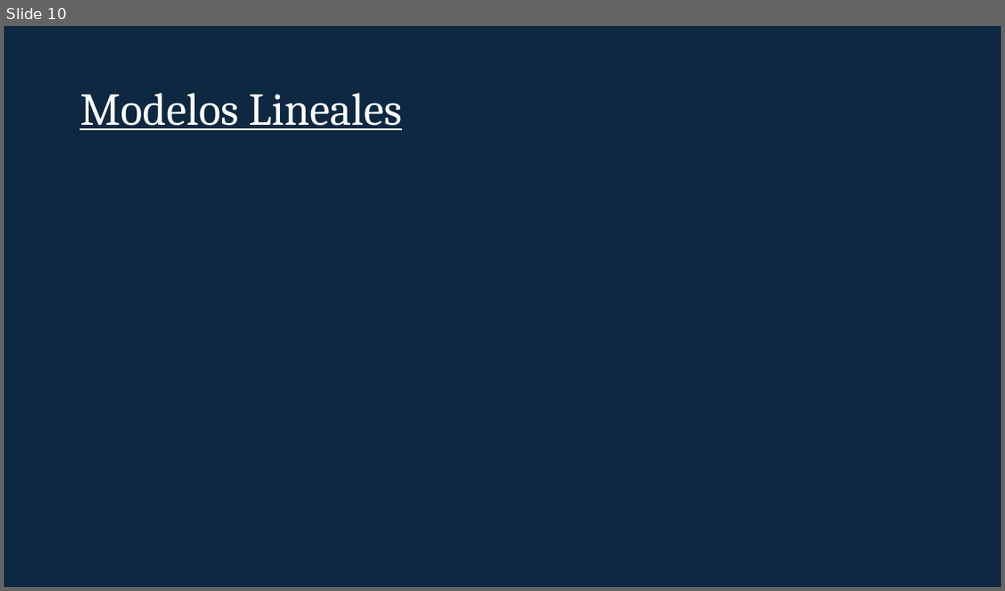
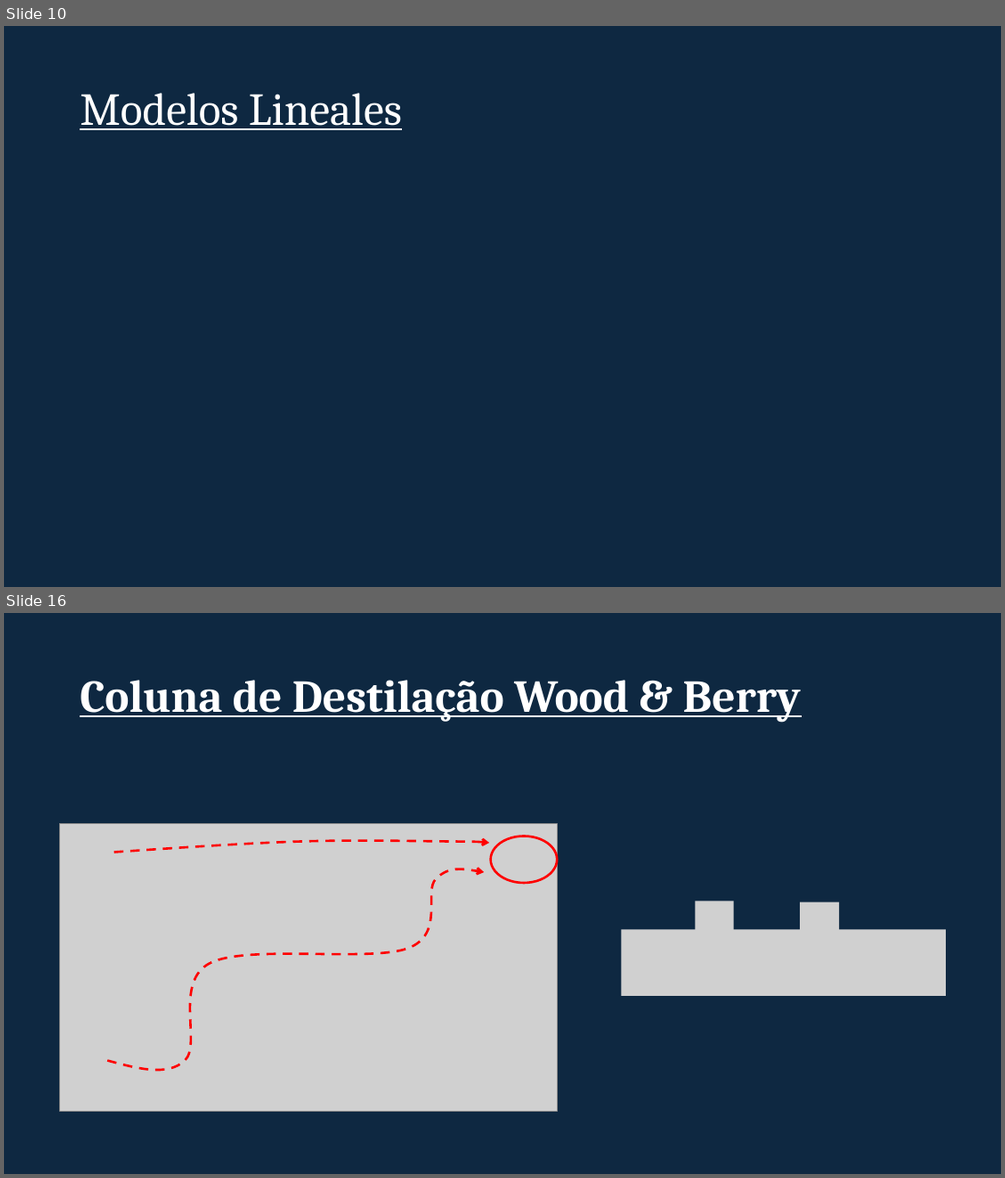
Before and after one commit to sergioacg/simulink-ep, a slide deck: Simulink.pptx. Shown one above the other, each under a label of ours: slide 10 before the commit, slides 10 and 16 after it; the slides between them are not shown. The pictures are 1005x591 and 1005x1178 pixels, drawn with LibreOffice and Linux fonts; fonts in the diff are those of the drawing; grey boxes stand for pictures; background and template pictures are left out. Boxes give left, top, right and bottom in pixels: in the first picture for what was removed or moved away, otherwise in the second. Text is boxed around its words. In the diff, an @@ line names an element or a change of style, - is before the commit and + after.

```diff
--- a/Simulink.pptx
+++ b/Simulink.pptx
@@ slide 16 added at [4,613,1001,1174], background #0E2841 @@
@@ title added at [80,680,801,722], 44 pt, text #FFFFFF, bold, underline @@
+Coluna de Destilação Wood & Berry
@@ picture added at [59,823,558,1111] @@
@@ freeform shape added at [114,840,489,852], outline #FF0000 2.25 pt dashed @@
@@ ellipse added at [491,835,558,882], outline #FF0000 2.25 pt @@
@@ freeform shape added at [107,869,484,1070], outline #FF0000 2.25 pt dashed @@
@@ picture added at [695,900,734,931] @@
@@ picture added at [801,902,840,933] @@
@@ picture added at [621,929,946,996] @@
```
Also in this commit, not shown: 7 other slides added.
